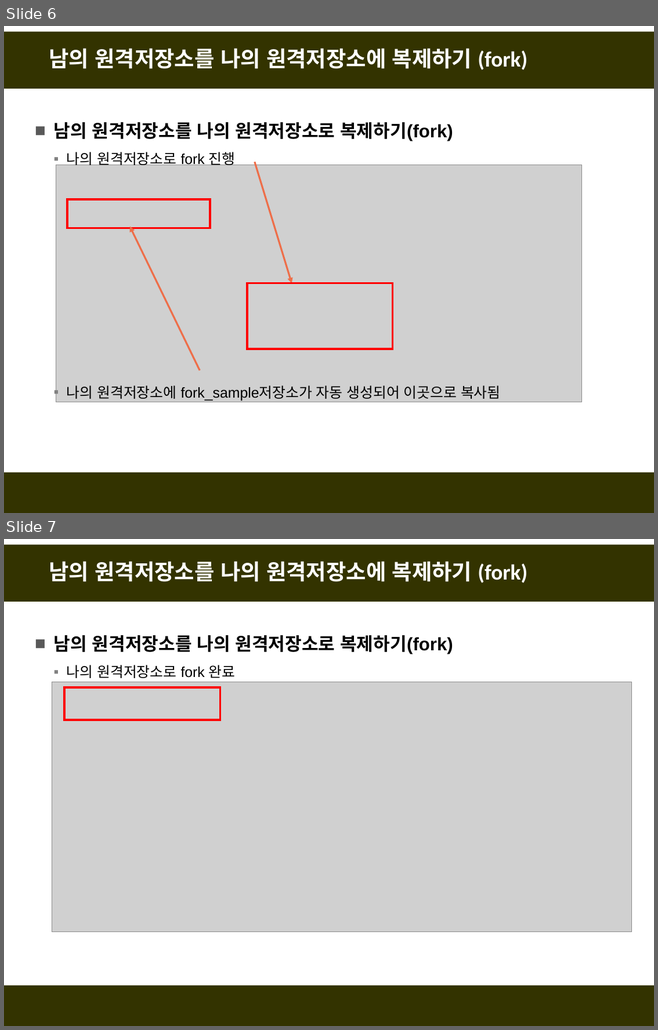
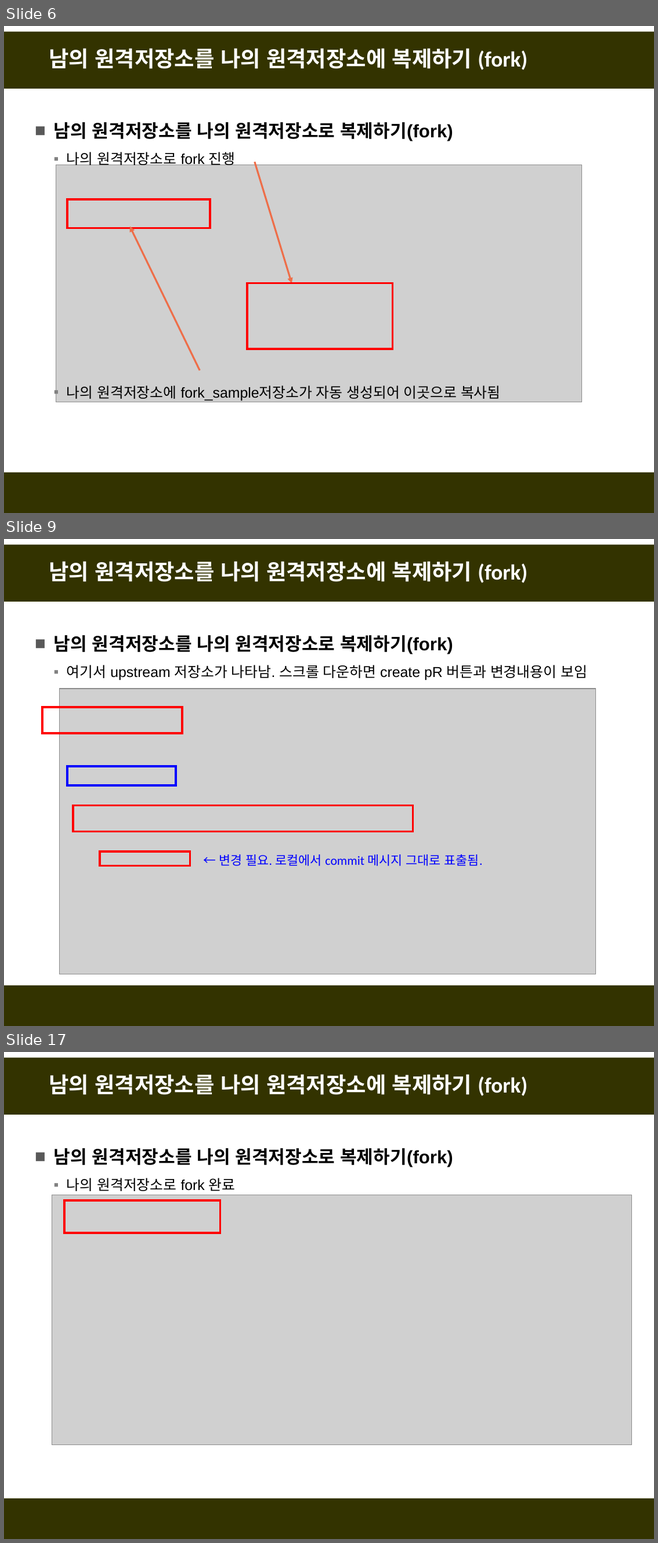
Before and after one commit to fasthill/github-lecture, a slide deck: git및github첫걸음3-원격저장소이용.pptx. Shown one above the other, each under a label of ours: slides 6 and 7 before the commit, slides 6, 9 and 17 after it; the slides between them are not shown. The pictures are 658x1030 and 658x1543 pixels, drawn with LibreOffice and Linux fonts; fonts in the diff are those of the drawing; grey boxes stand for pictures. Boxes give left, top, right and bottom in pixels: in the first picture for what was removed or moved away, otherwise in the second. Text is boxed around its words. In the diff, an @@ line names an element or a change of style, - is before the commit and + after.

```diff
--- a/git및github첫걸음3-원격저장소이용.pptx
+++ b/git및github첫걸음3-원격저장소이용.pptx
@@ slide 9 added at [4, 539, 654, 1026], background #FFFFFF; not listed: 2 template elements that a slide beside it also shows @@
@@ title added at [49, 561, 527, 583], 24 pt, text #FFFFFF, bold @@
+남의 원격저장소를 나의 원격저장소에 복제하기 (fork)
@@ text added at [54, 635, 587, 680], 16 pt, text #000000 @@
+■ 남의 원격저장소를 나의 원격저장소로 복제하기(fork)
+  ▪ 여기서 upstream 저장소가 나타남. 스크롤 다운하면 create pR 버튼과 변경내용이 보임
@@ picture added at [59, 689, 595, 974] @@
@@ rectangle added at [42, 707, 182, 733], outline #FF0000 2.25 pt @@
@@ rectangle added at [67, 766, 176, 786], outline #0000FF 2.25 pt @@
@@ rectangle added at [73, 805, 412, 831], outline #FF0000 2.25 pt @@
@@ rectangle added at [100, 852, 190, 866], outline #FF0000 2.25 pt @@
@@ text added at [219, 855, 482, 866], 14 pt, text #0000FF @@
+← 변경 필요. 로컬에서 commit 메시지 그대로 표출됨.
@@ what was slide 7 is now slide 17 @@
```
Also in this commit, not shown: 2 slides changed, 9 other slides added.
